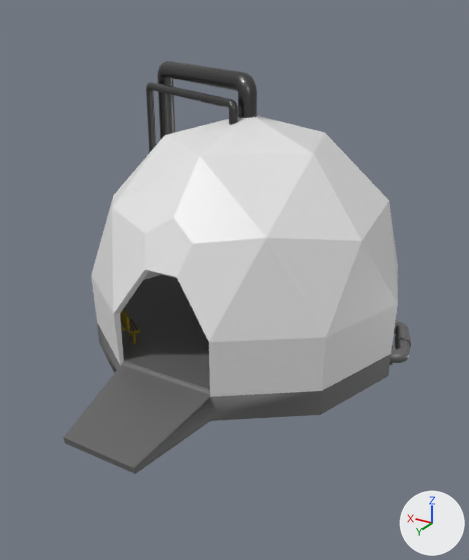
The FBX model My project (14)/Assets/Models/Klumba_model.fbx as it was, and as the next commit left it.
Before and after are seen from a 50 mm lens placed at (-2.02, 3.53, 1.67), pointed at (-0.13, 0.39, 0.1). Every picture has the same lights, and +X, +Y and +Z are marked at lower right. Where no turn or scale is listed for an object, it has been applied to the vertices. Vertices at the same position are counted once.
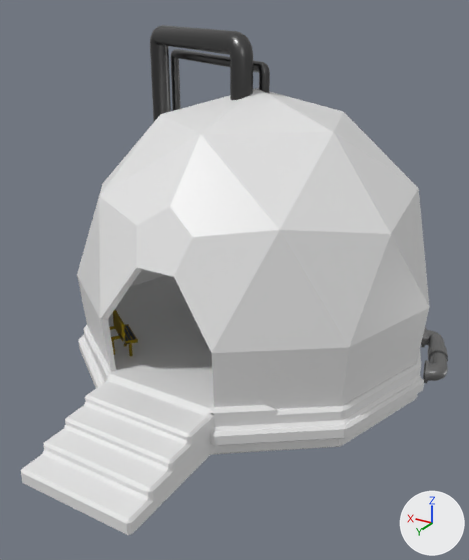
Where the newer file only moved an object's origin or applied its transform, the numbers keep the older frame.

Location of each change, (x1, y1, x2, y2) in pixels of the pictures (469 x 560 px):
'Icosphere', reshaped, moved, rescaled (15% wider, 14% taller): before (91, 116, 398, 397); after (77, 88, 430, 409)
'Cylinder.001', added: after (21, 276, 424, 535)
'Icosphere.001', deleted: before (63, 275, 391, 474)
'Cylinder.017', moved, turned, rescaled: before (146, 61, 257, 153); after (150, 25, 270, 121)
'Cylinder.016', mesh rescaled (27% wider, 27% taller): before (390, 321, 411, 365); after (421, 327, 448, 383)
'ноут', mesh rescaled: before (120, 309, 140, 344); after (109, 309, 138, 357)

The edits, one by one:
me_cylinder_020 has 512 vertices, 484 faces and spans x -44.0..121.0, y -218.0..162.0, z -38.0..191.0.
me_cylinder_020 is used by ob_cylinder_017; location (0.867, -0.414, 0.501); rotation (1.571, 0.0, -2.589), in degrees (90, 0, -148); scale (0.0048, 0.0048, 0.0048).
me_cylinder_020 part 4: the whole mesh is moved by (-36.0, -38.0, -79.0).
me_icosphere is used by ob_icosphere; location (0.0, 0.0, 0.0); rotation (0.0, 0.0, 0.314), in degrees (0, 0, 18).
me_icosphere had 80 vertices, 103 faces and spanned x -0.99..0.99, y -1.04..1.04, z -0.35..1.04.
me_icosphere now has 80 vertices, 103 faces and spans x -1.02..0.96, y -1.12..0.96, z -0.61..0.82.
me_icosphere part 3: 80 of 80 vertices moved; they spanned x -0.99..0.99, y -1.04..1.04, z -0.35..1.04 and now span x -1.02..0.96, y -1.12..0.96, z -0.61..0.82; mean shift (-0.03, -0.08, -0.23); largest move (0.0, 1.0, -0.31) -> (-0.03, 0.89, -0.61).
me_cube_006 has 348 vertices, 378 faces and spans x -0.123..0.086, y -0.117..0.083, z -0.092..0.143.
me_cube_006 is used by ob_ноут; location (0.457, 0.755, -0.245).
me_cube_006 part 2: the whole mesh is scaled about its middle by 1.18, then moved by (-0.003, 0.053, -0.034).
me_cylinder_017 has 314 vertices, 304 faces and spans x -2.08..-1.828, y -0.88..-0.367, z -0.063..0.063.
me_cylinder_017 is used by ob_cylinder_016; location (0.98, 0.304, -0.424).
me_cylinder_017 part 1: the whole mesh is scaled about its middle by 1.18, then moved by (-0.214, -0.084, -0.078).
Mesh me_cylinder_001 is new.
It has 278 vertices, 294 faces and spans x -1.21..1.21, y -1.51..1.47, z -0.14..0.16.
Object 'Cylinder.017' (ob_cylinder_017) moves from (0.867, -0.414, 0.501) to (0.527, -0.323, 0.81).
Object 'Cylinder.017' (ob_cylinder_017) turns from (90, 0, -148) to (-90, 0, -88) degrees about x, y and z.
Object 'Cylinder.017' (ob_cylinder_017) is rescaled from (0.0048, 0.0048, 0.0048) to (-0.00565, -0.00565, -0.00565).
Object 'Icosphere' (ob_icosphere) moves from (0.0, 0.0, 0.0) to (-0.042, 0.071, 0.258).
Object 'Icosphere' (ob_icosphere) is rescaled from (1.0, 1.0, 1.0) to (1.14, 1.14, 1.14).
Object 'Icosphere.001' (ob_icosphere_001) is deleted.
Object 'Cylinder.001' (ob_cylinder_001) is new; it shows me_cylinder_001.
Its location is (-0.042, 0.325, -0.496).
